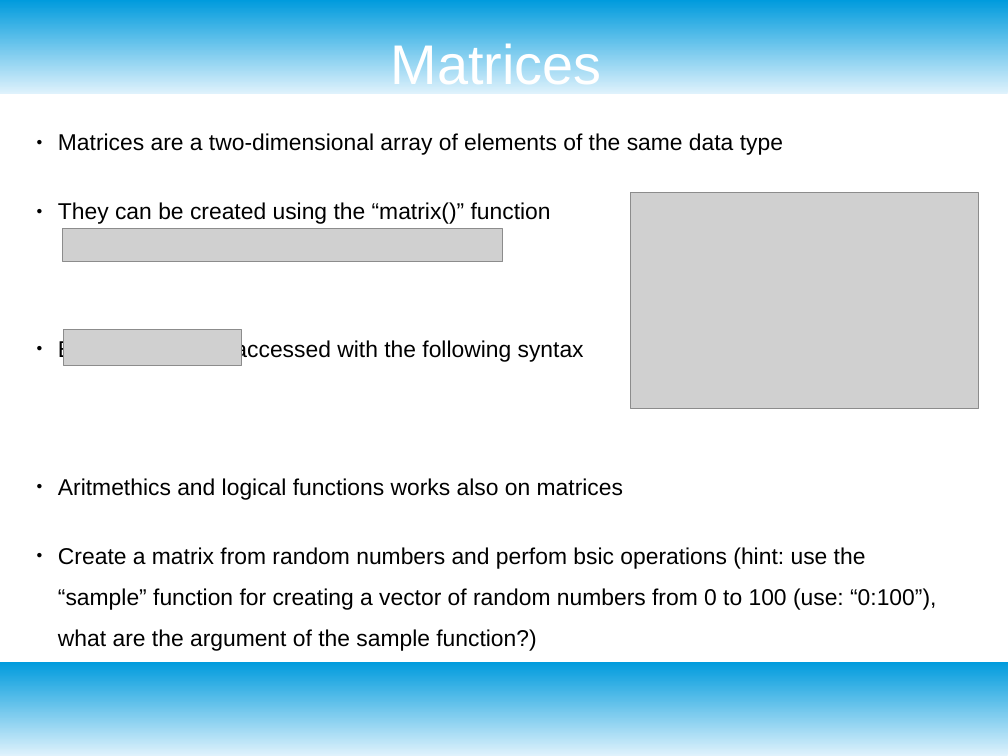
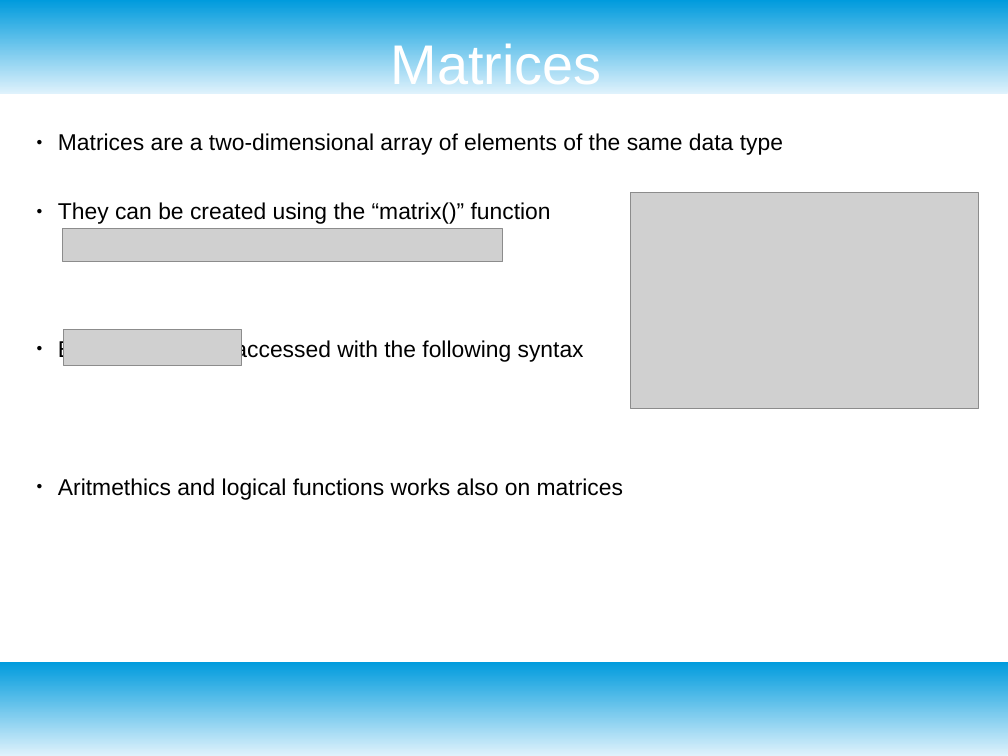
Before and after one commit to ngualand/Introduction_to_bioinformatics, a slide deck: slide 17 of Slides/Introduction_R.odp. Drawn at 1008x756 pixels with LibreOffice and Linux fonts; fonts in the diff are those of the drawing; grey boxes stand for pictures. Boxes give left, top, right and bottom in pixels: in the first picture for what was removed or moved away, otherwise in the second. Text is boxed around its words. In the diff, an @@ line names an element or a change of style, - is before the commit and + after.

```diff
--- a/Slides/Introduction_R.odp
+++ b/Slides/Introduction_R.odp
@@ text at bbox=[58, 547, 936, 651]: paragraph removed @@
-● Create a matrix from random numbers and perfom bsic operations (hint: use the “sample” function for creating a vector of random numbers from 0 to 100 (use: “0:100”), what are the argument of the sample function?)
```
Also in this commit, not shown: 6 other slides changed, 1 slide added, 1 slide removed, 3 other files.
